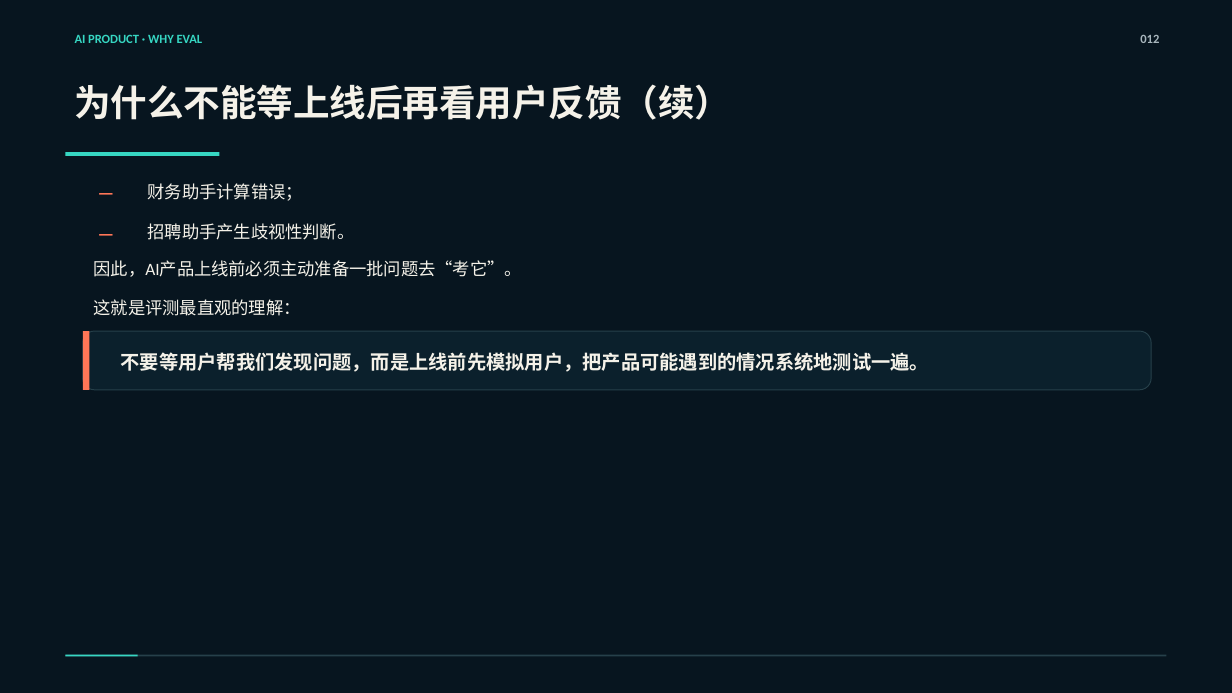
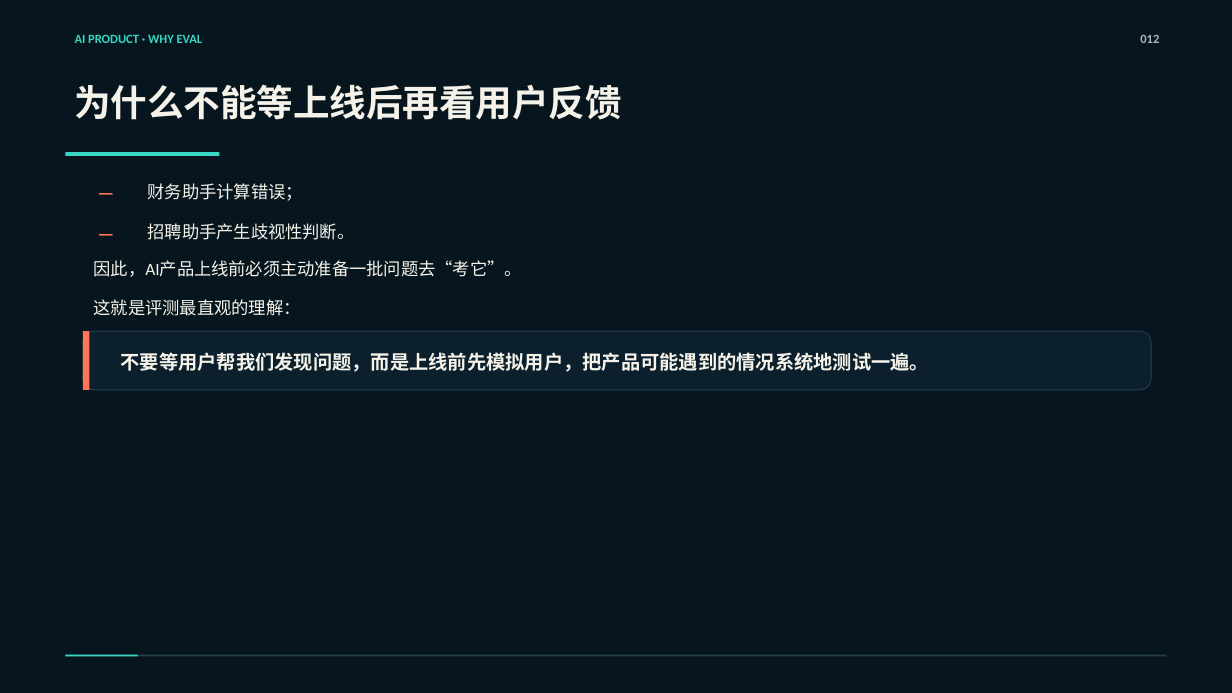
Before and after one commit to zhangkai2237/AI-Course, a slide deck: slide 11 of 课程生产/第一阶段/第09课_AI产品测试、指标与Bad Case_重做工作区/第09课_正式PPT_严格按MD版.pptx (slide 12 before the commit). Drawn at 1232x693 pixels with LibreOffice and Linux fonts; fonts in the diff are those of the drawing. Boxes give left, top, right and bottom in pixels: in the first picture for what was removed or moved away, otherwise in the second. Text is boxed around its words. In the diff, an @@ line names an element or a change of style, - is before the commit and + after.

```diff
--- a/课程生产/第一阶段/第09课_AI产品测试、指标与Bad Case_重做工作区/第09课_正式PPT_严格按MD版.pptx
+++ b/课程生产/第一阶段/第09课_AI产品测试、指标与Bad Case_重做工作区/第09课_正式PPT_严格按MD版.pptx
@@ text at [75,84,623,120]: text changed @@
-为什么不能等上线后再看用户反馈（续）
+为什么不能等上线后再看用户反馈
```
Also in this commit, not shown: 35 other slides changed, 2 slides added, 9 slides removed.
